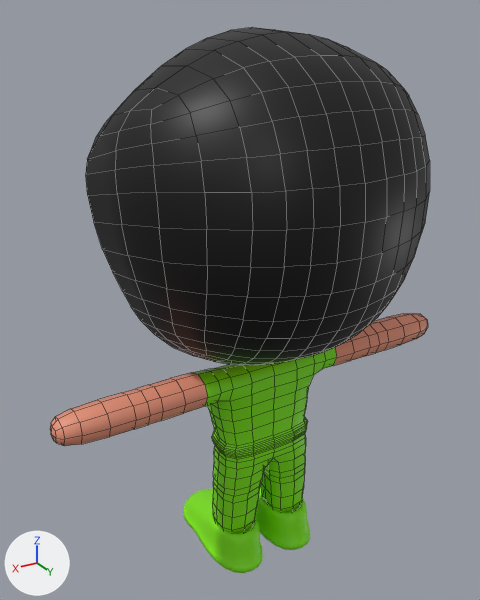
The FBX model Assets/Models/npc 1.fbx, before and after one commit.
The view is the same before and after, from a camera (50 mm lens) standing at (1.36, 2.06, 2.32) and looking at (0.05, -0.13, 1.22). Every picture has the same lights, and +X, +Y and +Z are marked at lower left. Mesh edges are drawn as thin lines on the coarser meshes. Where no turn or scale is listed for an object, it has been applied to the vertices.

The first picture shows 'Cube.001', 'MC.001', 'shoes'.
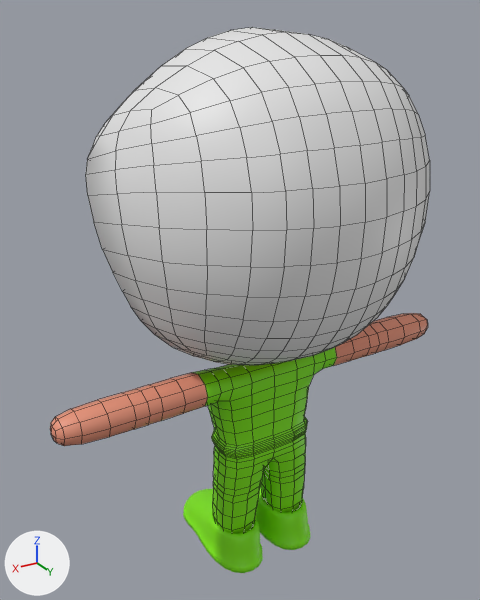
Patch to the scene script:
```diff
--- a/Assets/Models/npc 1.fbx.py
+++ b/Assets/Models/npc 1.fbx.py
@@ mat_material_007 @@
 mat_material_007 = principled_material('Material.007')
-mat_material_007.base_color = (0.0, 0.0, 0.0)  # black #000000
+mat_material_007.base_color = (0.8, 0.8, 0.8)  # white #e7e7e7
```

What differs and where, as boxes (x1, y1, x2, y2) in the pictures (480 x 600 px):
'MC.001', recoloured (black to white)
    both: (86, 27, 430, 365)
